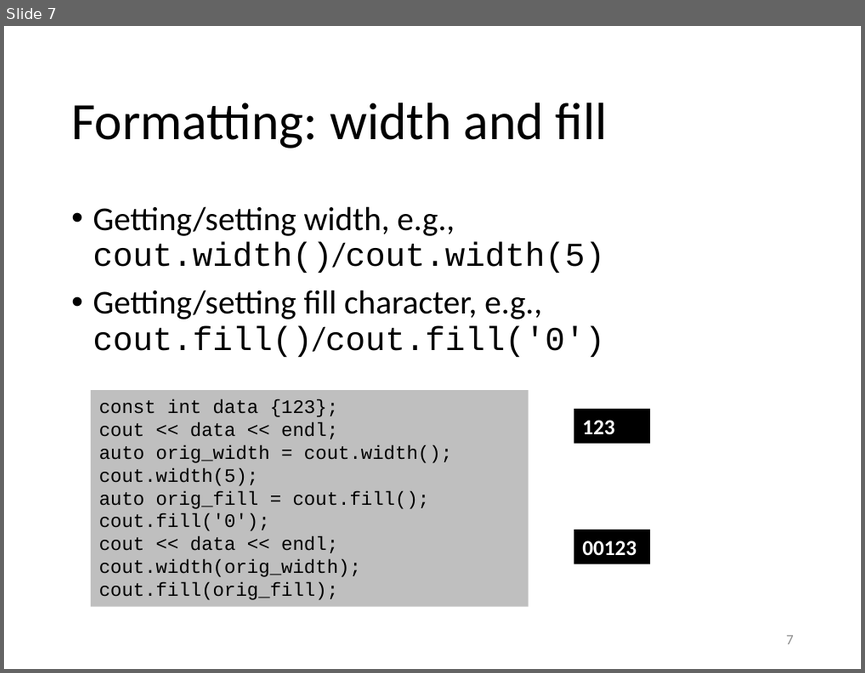
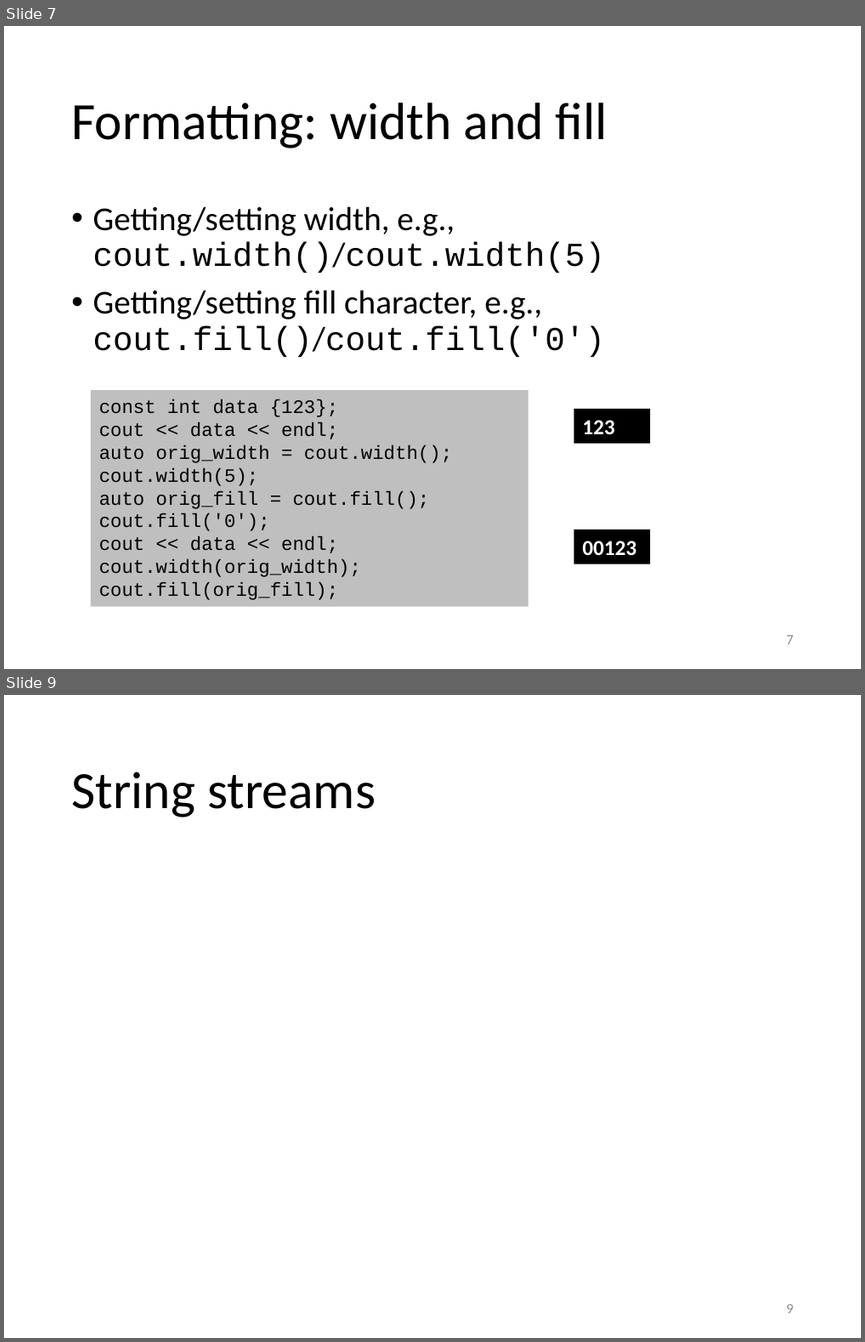
Before and after one commit to gjbex/training-material, a slide deck: CPlusPlus/08_essential_cpp_io.pptx. Shown one above the other, each under a label of ours: slide 7 before the commit, slides 7 and 9 after it; the slides between them are not shown. The pictures are 865x673 and 865x1342 pixels, drawn with LibreOffice and Linux fonts; fonts in the diff are those of the drawing. Boxes give left, top, right and bottom in pixels: in the first picture for what was removed or moved away, otherwise in the second. Text is boxed around its words. In the diff, an @@ line names an element or a change of style, - is before the commit and + after.

```diff
--- a/CPlusPlus/08_essential_cpp_io.pptx
+++ b/CPlusPlus/08_essential_cpp_io.pptx
@@ slide 9 added at <box>4,695,861,1338</box>, background #FFFFFF @@
@@ title added at <box>71,771,375,817</box>, 44 pt, text #000000 @@
+String streams
@@ page number added at <box>786,1304,793,1313</box>, 12 pt, text #8C8C8C @@
+9
```
Also in this commit, not shown: 1 other slide added.
